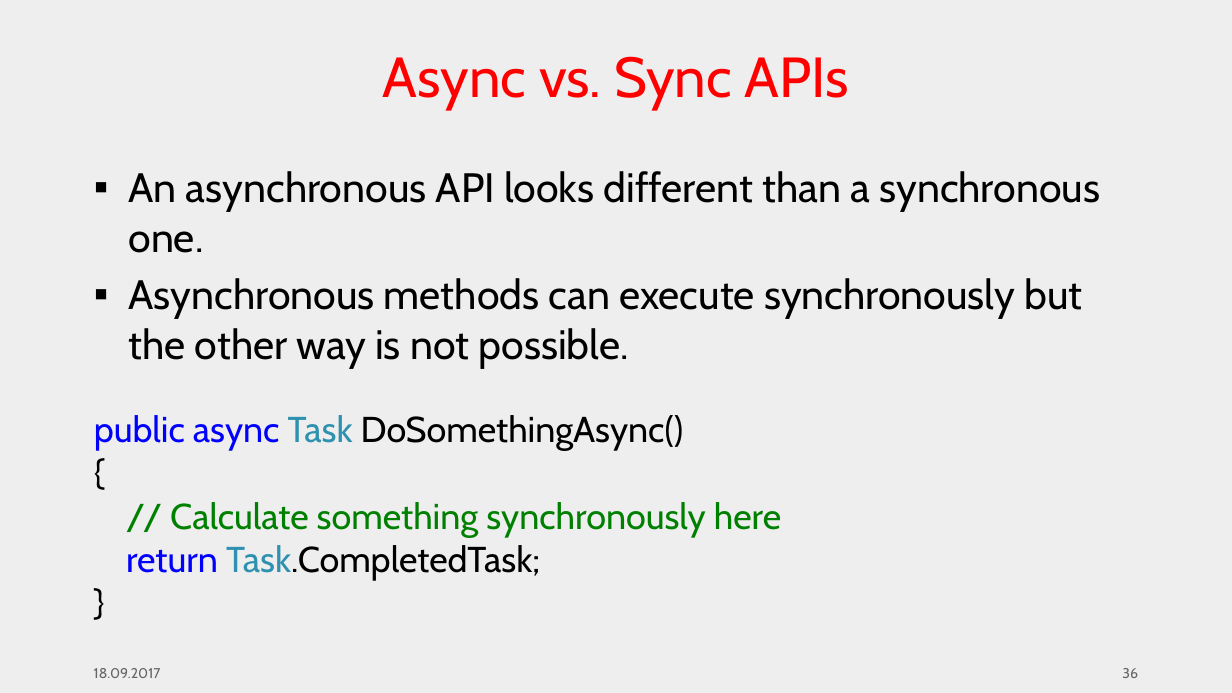
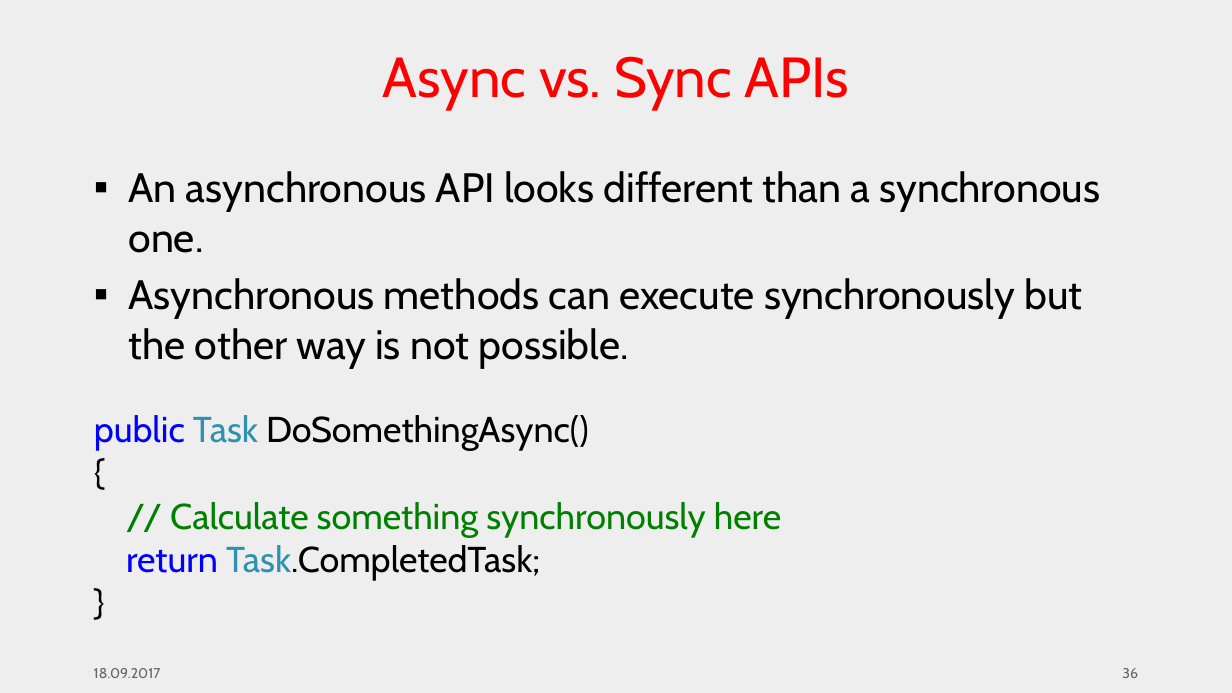
Before and after one commit to feO2x/AdcCore2017.MultithreadingAndAsync, a slide deck: slide 36 of ADC Core 2017 - Multithreading and Async Operations in ASP.NET Core.pptx. Drawn at 1232x693 pixels with LibreOffice and Linux fonts; fonts in the diff are those of the drawing; background and template pictures are left out. Boxes give left, top, right and bottom in pixels: in the first picture for what was removed or moved away, otherwise in the second. Text is boxed around its words. In the diff, an @@ line names an element or a change of style, - is before the commit and + after.

Commit message:
final presentation version

```diff
--- a/ADC Core 2017 - Multithreading and Async Operations in ASP.NET Core.pptx
+++ b/ADC Core 2017 - Multithreading and Async Operations in ASP.NET Core.pptx
@@ text at bbox=[94, 415, 781, 580]: text changed @@
-public async Task DoSomethingAsync()
-{
-// Calculate something synchronously here
-return Task.CompletedTask;
-}
+public Task DoSomethingAsync()
+{
+// Calculate something synchronously here
+return Task.CompletedTask;
+}
```
